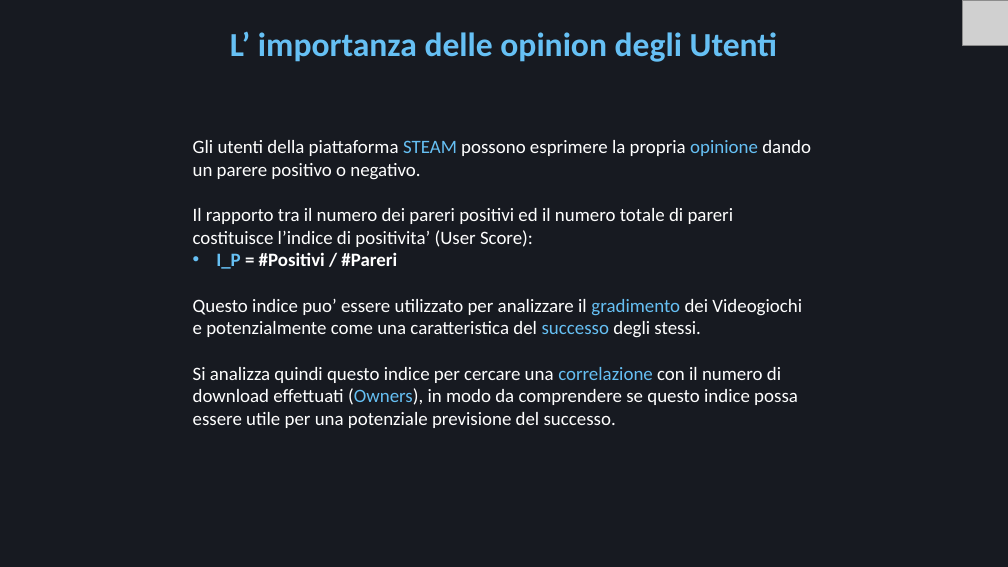
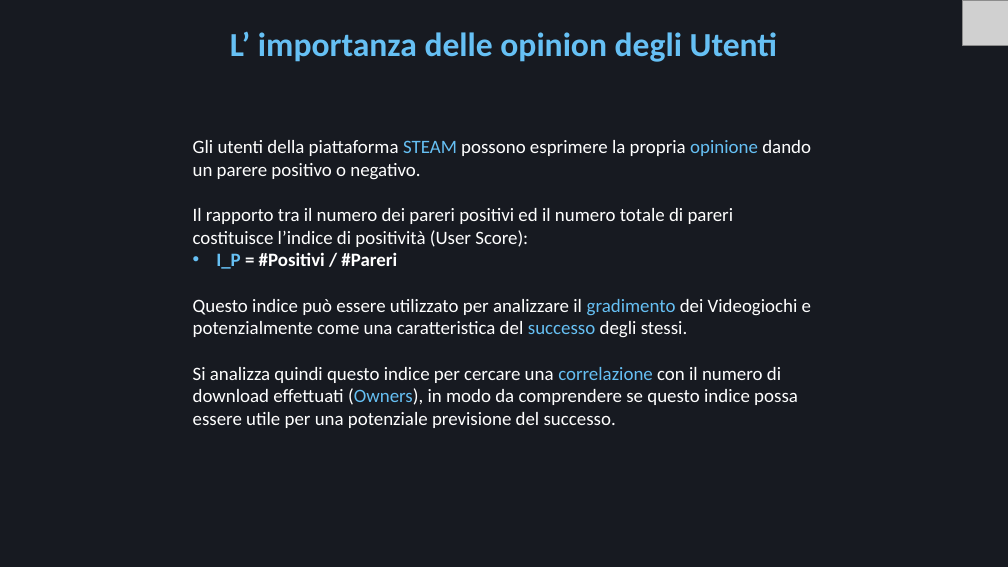
Before and after one commit to Mora11231/VisualizzazioneScientifica, a slide deck: slide 22 of Steam.pptx. Drawn at 1008x567 pixels with LibreOffice and Linux fonts; fonts in the diff are those of the drawing; grey boxes stand for pictures. Boxes give left, top, right and bottom in pixels: in the first picture for what was removed or moved away, otherwise in the second. Text is boxed around its words. In the diff, an @@ line names an element or a change of style, - is before the commit and + after.

```diff
--- a/Steam.pptx
+++ b/Steam.pptx
@@ text at (193, 208, 734, 247): text changed @@
-Il rapporto tra il numero dei pareri positivi ed il numero totale di pareri costituisce l’indice di positivita’ (User Score):
+Il rapporto tra il numero dei pareri positivi ed il numero totale di pareri costituisce l’indice di positività (User Score):
@@ text at (193, 299, 811, 338): text changed @@
-Questo indice puo’ essere utilizzato per analizzare il gradimento dei Videogiochi e potenzialmente come una caratteristica del successo degli stessi.
+Questo indice può essere utilizzato per analizzare il gradimento dei Videogiochi e potenzialmente come una caratteristica del successo degli stessi.
```
Also in this commit, not shown: 11 other slides changed.
